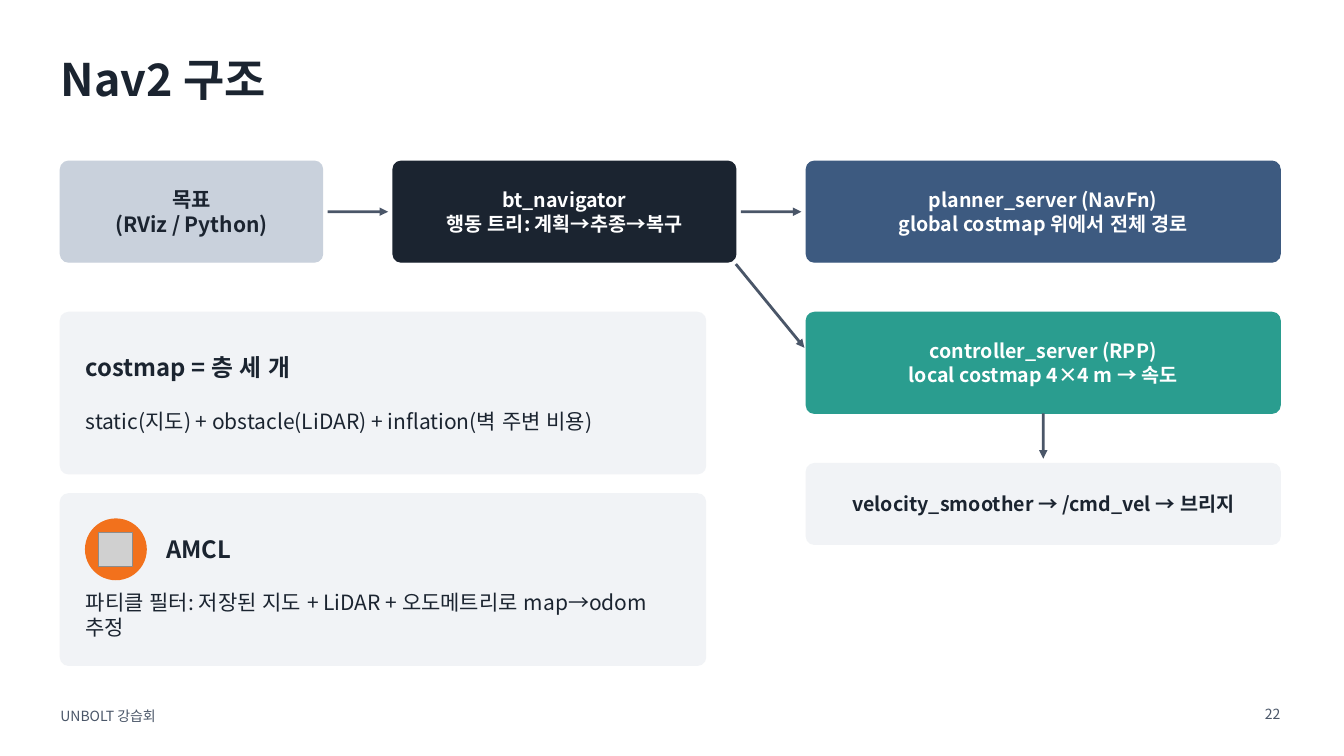
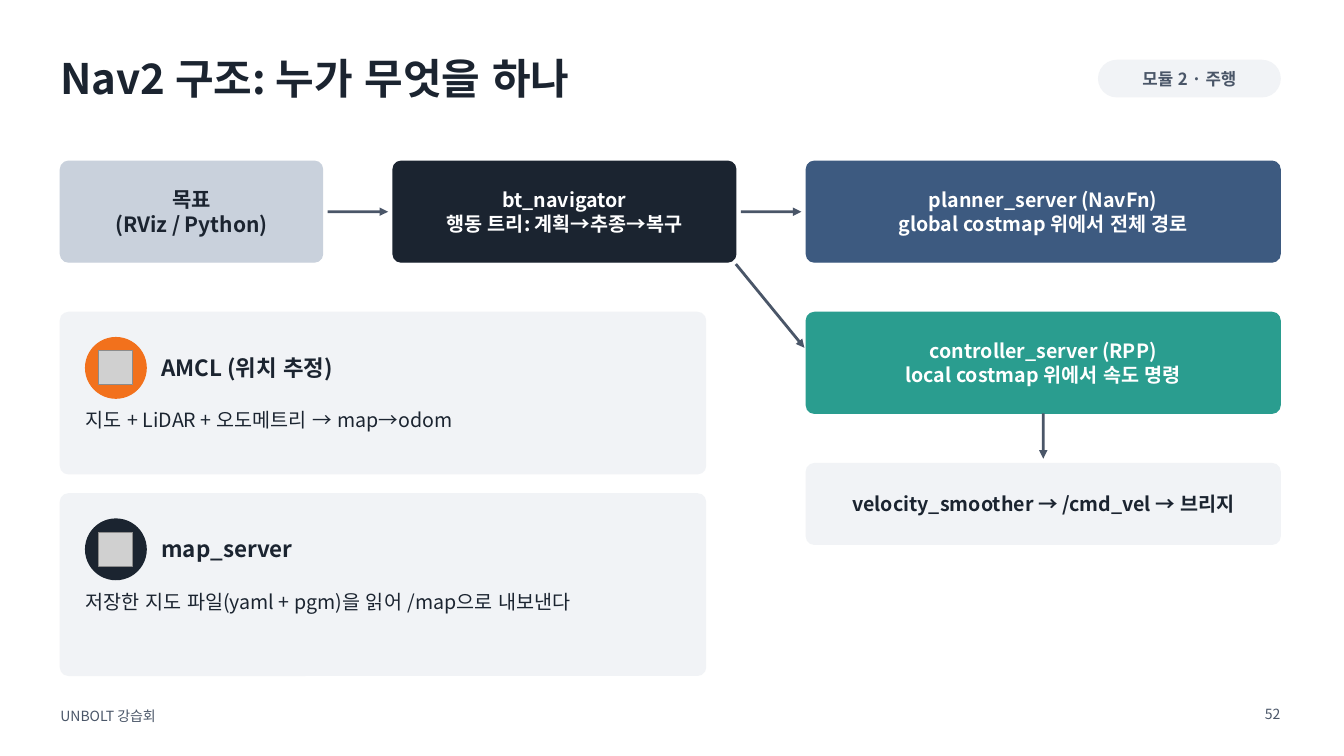
Before and after one commit to sejiny3/AIRLAB, a slide deck: slide 52 of workshop/slides/UNBOLT_workshop.pptx (slide 22 before the commit). Drawn at 1344x756 pixels with LibreOffice and Linux fonts; fonts in the diff are those of the drawing; grey boxes stand for pictures. Boxes give left, top, right and bottom in pixels: in the first picture for what was removed or moved away, otherwise in the second. Text is boxed around its words. In the diff, an @@ line names an element or a change of style, - is before the commit and + after.

```diff
--- a/workshop/slides/UNBOLT_workshop.pptx
+++ b/workshop/slides/UNBOLT_workshop.pptx
@@ title at bbox=[60, 58, 569, 98]: text changed; size 32 to 30 pt @@
-Nav2 구조
+Nav2 구조: 누가 무엇을 하나
@@ rounded rectangle added at bbox=[1099, 60, 1280, 97], fill #F1F3F6, outline #F1F3F6 1 pt @@
@@ text added at bbox=[1142, 71, 1237, 87], 12 pt, text #4A5668, bold @@
+모듈 2 · 주행
@@ text removed at bbox=[86, 356, 290, 381] @@
-costmap = 층 세 개
@@ ellipse added at bbox=[86, 338, 146, 398], fill #F2711C, outline #F2711C 1 pt @@
@@ picture added at bbox=[99, 351, 133, 385] @@
@@ text added at bbox=[161, 357, 333, 381], 16 pt, text #1B2430, bold @@
+AMCL (위치 추정)
@@ text at bbox=[905, 365, 1181, 387]: text changed @@
-local costmap 4×4 m → 속도
+local costmap 위에서 속도 명령
@@ text at bbox=[86, 410, 452, 432]: text changed; size 15 to 14 pt @@
-static(지도) + obstacle(LiDAR) + inflation(벽 주변 비용)
+지도 + LiDAR + 오도메트리 → map→odom
@@ rounded rectangle: place and size @@
-rounded rectangle at bbox=[60, 494, 706, 665]
+rounded rectangle at bbox=[60, 494, 706, 676]
@@ rounded rectangle at bbox=[60, 494, 706, 676]: proportions changed @@
@@ ellipse at bbox=[86, 519, 146, 580]: fill #F2711C to #1B2430; outline #F2711C 1 pt to #1B2430 1 pt @@
@@ text at bbox=[161, 544, 292, 562]: text changed; size 17 to 16 pt @@
-AMCL
+map_server
@@ text at bbox=[86, 592, 570, 614]: text changed; size 15 to 14 pt @@
-파티클 필터: 저장된 지도 + LiDAR + 오도메트리로 map→odom 추정
+저장한 지도 파일(yaml + pgm)을 읽어 /map으로 내보낸다
@@ page number at bbox=[1265, 708, 1281, 719]: text changed @@
-22
+52
```
Also in this commit, not shown: 30 other slides changed, 96 slides added, 21 slides removed, 24 other files.
